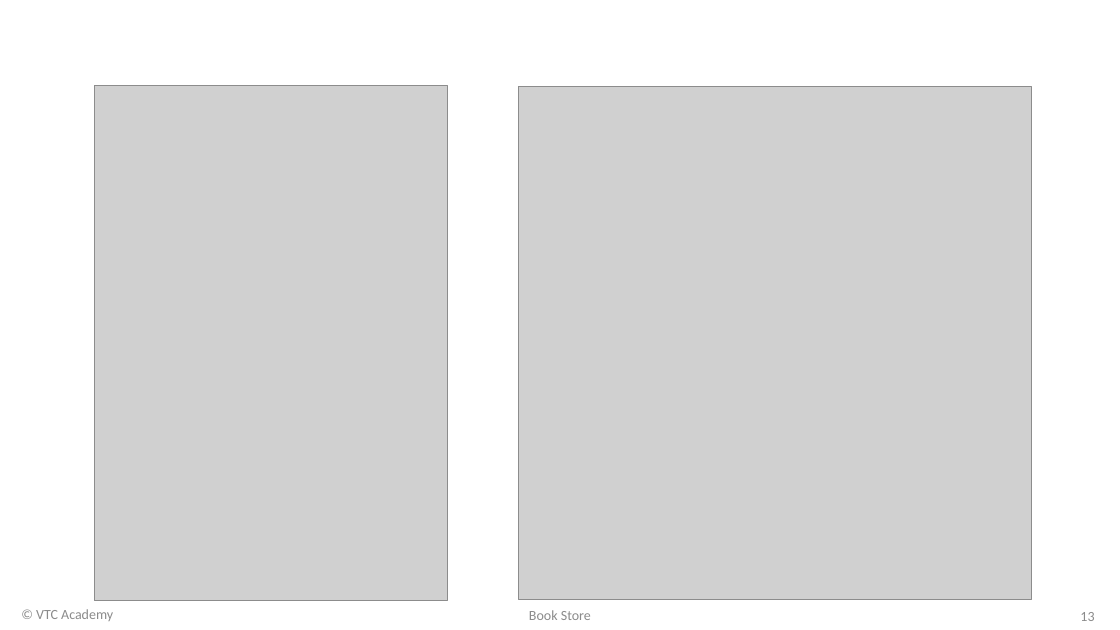
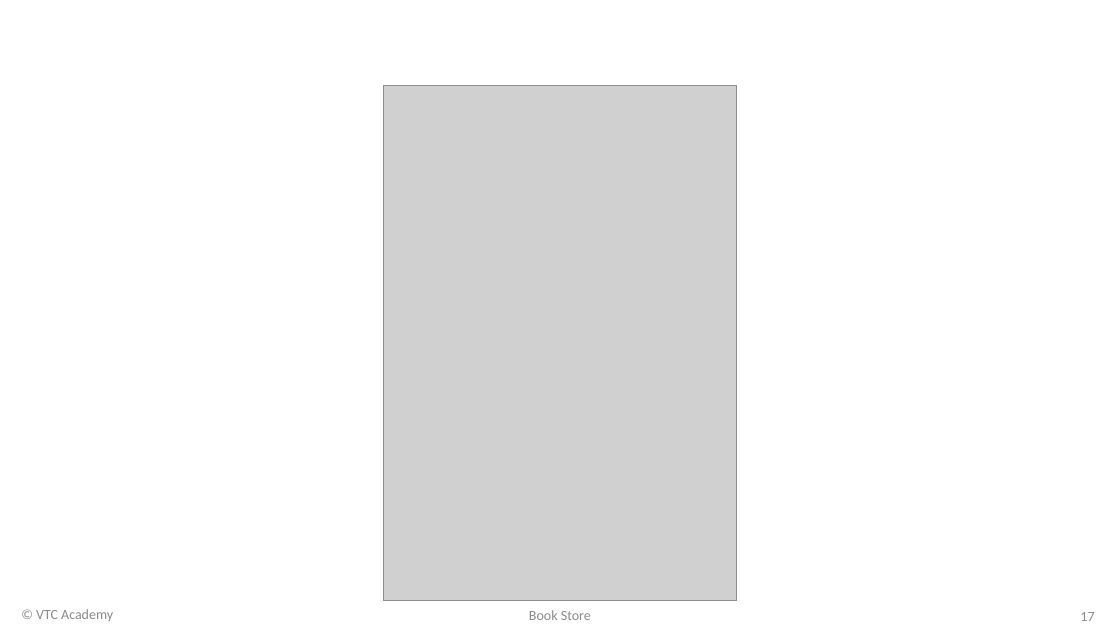
Before and after one commit to starven333/ShopProject, a slide deck: slide 17 of Project Slide.pptx (slide 13 before the commit). Drawn at 1120x630 pixels with LibreOffice and Linux fonts; fonts in the diff are those of the drawing; grey boxes stand for pictures; background and template pictures are left out. Boxes give left, top, right and bottom in pixels: in the first picture for what was removed or moved away, otherwise in the second. Text is boxed around its words. In the diff, an @@ line names an element or a change of style, - is before the commit and + after.

```diff
--- a/Project Slide.pptx
+++ b/Project Slide.pptx
@@ picture: place and size @@
-picture at (94, 85, 447, 601)
+picture at (384, 85, 737, 601)
@@ picture removed at (518, 87, 1032, 599) @@
@@ page number at (1080, 612, 1094, 621): text changed @@
-13
+17
```
Also in this commit, not shown: 4 other slides changed, 5 slides added, 12 other files.
